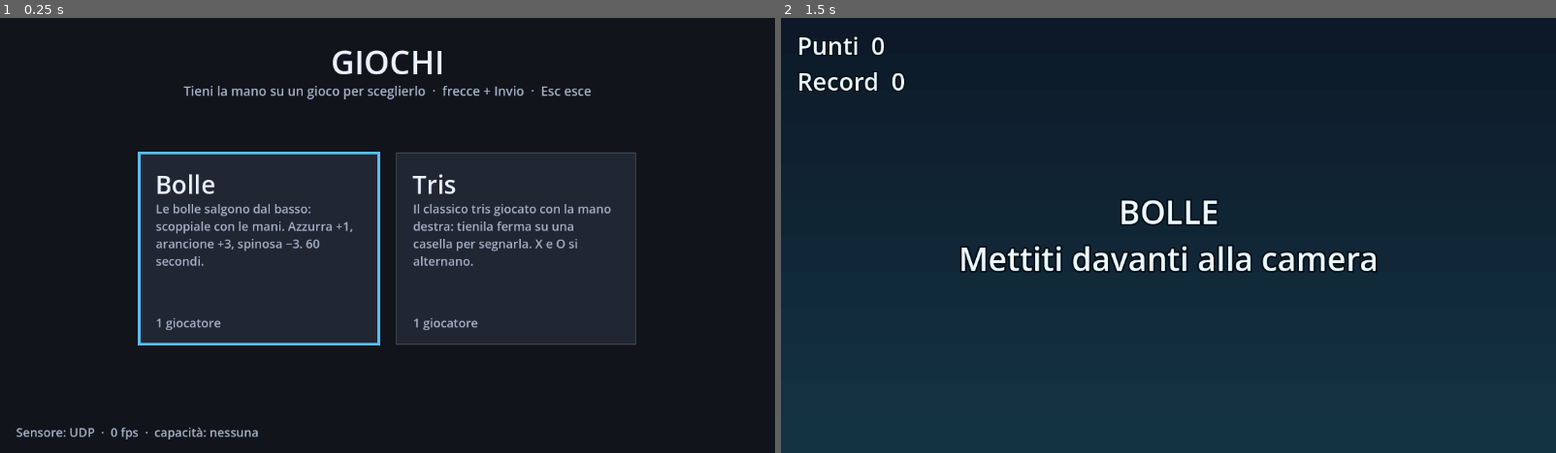
Above: before the commit, frames 1-2 (left to right).
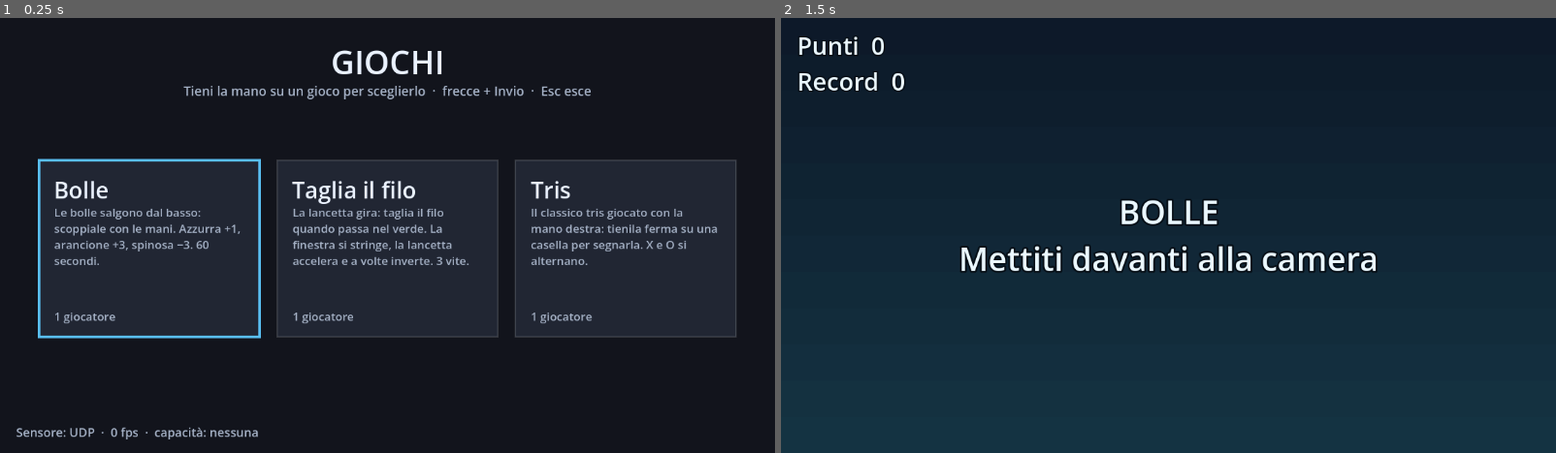
Above: after the commit, the same moments.

Repository: Madlost87/godotai
Game: Godot game, scene res://launcher/launcher.tscn
Two runs of this game, one before a commit and one after it. Both use one fixed random seed, a clock stepped at 60 frames per second and the inputs below.
Inputs (mouse positions are in pixels of both pictures, inside the frame that each line leads up to):
- Up to frame 1 (0.25 s): no input
- Up to frame 2 (1.5 s): tap Enter (game_start) at 0.5 s; move the mouse to (1339, 213) at 0.52 s; hold Right (ui_right) 0.53-1.25 s; hold Enter (game_start) 0.53-1.25 s; click (1339, 213) at 0.67 s; drag from (1013, 257) to (1129, 322) at 1.27 s

The runs differ from the first frame. In frame 1, 6.4% of the frame differs, in the area x 4-95%, y 30-76%; in frame 2, nothing differs.

Commit message:
Nuovo gioco: Taglia il filo (timing con compensazione del ritardo)
- games/taglia_filo: lancetta su un quadrante, si taglia il filo con la mano destra
  quando è nel verde; finestra che si stringe, lancetta che accelera e inverte; 3 vite
- core: BodyInput.input_latency, ritardo stimato usato dai giochi di timing
- il taglio si giudica dove era la lancetta input_latency secondi prima
- menu e giochi: dimensione minima del testo (errore con schermi molto piccoli)
- test: giudizio, compensazione del ritardo, ricarica, passaggi, inversioni, fine partita

Co-Authored-By: Claude Opus 5.5 <noreply@anthropic.com>

Diff:
--- a/core/body_input/body_input.gd
+++ b/core/body_input/body_input.gd
@@ -30,6 +30,10 @@
 ## Filtro One Euro, in coordinate normalizzate.
 var filter_min_cutoff: float = 1.0
 var filter_beta: float = 10.0
+## Ritardo stimato tra un movimento reale e il momento in cui un gioco lo "vede"
+## (camera + tracker + rete + filtro, al netto della previsione). I giochi di timing
+## giudicano un gesto avvenuto a `now() - input_latency`. Misure in docs/SPEC.md §10.1.
+var input_latency: float = 0.10
 ## Fluidità a schermo (vedi PlayerState): previsione tra i campioni e correzione dolce.
 var display_smoothing: bool = true
 var extrapolation_limit: float = 0.05
--- /dev/null
+++ b/games/taglia_filo/game.json
@@ -0,0 +1,10 @@
+{
+  "id": "taglia_filo",
+  "title": "Taglia il filo",
+  "description": "La lancetta gira: taglia il filo quando passa nel verde. La finestra si stringe, la lancetta accelera e a volte inverte. 3 vite.",
+  "controls": "Porta la mano destra sul filo (a destra) quando la lancetta è nel verde; poi toglila per ricaricare. Esc: menu.",
+  "scene": "taglia_filo.tscn",
+  "players": {"min": 1, "max": 1},
+  "requires": ["effectors"],
+  "optional": ["pose"]
+}
--- /dev/null
+++ b/games/taglia_filo/taglia_filo.tscn
@@ -0,0 +1,35 @@
+[gd_scene load_steps=4 format=3]
+
+[ext_resource type="Script" path="res://games/taglia_filo/taglia_filo_game.gd" id="1_game"]
+[ext_resource type="Script" path="res://core/body/body_debug_draw.gd" id="2_draw"]
+[ext_resource type="Script" path="res://core/body/body_colliders.gd" id="3_colliders"]
+
+[node name="TagliaFilo" type="Node2D"]
+script = ExtResource("1_game")
+
+[node name="Skeletons" type="Node2D" parent="."]
+modulate = Color(1, 1, 1, 0.25)
+script = ExtResource("2_draw")
+line_width = 5.0
+show_labels = false
+
+[node name="WireZone" type="Area2D" parent="."]
+
+[node name="BodyColliders" type="Node2D" parent="."]
+script = ExtResource("3_colliders")
+hand_radius_ratio = 0.045
+
+[node name="HUD" type="CanvasLayer" parent="."]
+
+[node name="Title" type="Label" parent="HUD"]
+anchors_preset = 10
+anchor_right = 1.0
+offset_top = 16.0
+offset_bottom = 110.0
+grow_horizontal = 2
+theme_override_colors/font_color = Color(0.92, 0.95, 1, 1)
+theme_override_colors/font_outline_color = Color(0.02, 0.04, 0.06, 1)
+theme_override_constants/outline_size = 8
+theme_override_font_sizes/font_size = 34
+horizontal_alignment = 1
+text = "Taglia il filo"
--- /dev/null
+++ b/games/taglia_filo/taglia_filo_game.gd
@@ -0,0 +1,331 @@
+extends BodyGame
+## Taglia il filo: una lancetta gira su un quadrante; si "taglia" portando la mano
+## destra sul filo (a destra) quando la lancetta è nella finestra verde. Poi la mano deve
+## uscire dal filo per ricaricare.
+## - nel verde: +1, +2 se vicino al centro; la finestra si sposta e si stringe, la
+##   lancetta accelera; dal livello reverse_from_level a volte inverte il senso;
+## - fuori dal verde, o lasciando passare la lancetta max_passes volte: -1 vita.
+## Ritardo: il taglio si giudica dove era la lancetta a `now - BodyInput.input_latency`
+## (needle_angle_at tiene la storia esatta del movimento).
+## Senza la capacità "pose" (es. LiDAR) taglia qualsiasi effettore.
+
+enum State { WAITING, PLAYING, GAME_OVER }
+enum Result { HIT, PERFECT, MISS, TIMEOUT }
+
+const BG := Color(0.06, 0.08, 0.1)
+const DIAL := Color(0.16, 0.19, 0.24)
+const DIAL_EDGE := Color(0.75, 0.8, 0.9, 0.6)
+const WINDOW_COLOR := Color(0.35, 0.95, 0.5)
+const PERFECT_COLOR := Color(0.75, 1.0, 0.8)
+const NEEDLE := Color(0.95, 0.97, 1.0)
+const WIRE := Color(0.95, 0.55, 0.85)
+const WIRE_ARMED := Color(0.55, 0.9, 1.0)
+const BAD := Color(1.0, 0.5, 0.3)
+const TEXT := Color(0.92, 0.95, 1.0)
+
+@export var lives_start: int = 3
+@export var speed_start: float = 2.0  # rad/s (~115°/s)
+@export var speed_growth: float = 1.1
+@export var speed_max: float = 6.0
+@export var width_start: float = 0.9  # rad (~50°)
+@export var width_shrink: float = 0.9
+@export var width_min: float = 0.2  # rad (~11°)
+## Frazione centrale della finestra che vale "perfetto".
+@export var perfect_fraction: float = 0.3
+## Passaggi della lancetta sulla finestra senza taglio prima di perdere una vita.
+@export var max_passes: int = 3
+@export var reverse_from_level: int = 4
+@export var reverse_interval: Vector2 = Vector2(1.2, 3.0)
+@export var play_part: String = "hand_r"
+## Se false la lancetta resta ferma finché non la muove qualcuno (test).
+@export var auto_run: bool = true
+@export var game_over_cooldown: float = 1.5
+
+var state: State = State.WAITING
+var score: int = 0
+var best: int = 0
+var lives: int = 3
+var level: int = 1
+var speed: float = 2.0  # con segno: + orario
+var window_center: float = 0.0
+var window_width: float = 0.9
+var passes: int = 0
+var armed: bool = false  # il filo si può tagliare (la mano è uscita)
+var last_result: int = -1
+
+var _history: Array = []  # [tempo, angolo, velocità]: movimento esatto della lancetta
+var _rng := RandomNumberGenerator.new()
+var _prev_diff: float = 0.0
+var _next_reverse: float = INF
+var _flash: float = 0.0
+var _over_time: float = 0.0
+var _zone_shape := RectangleShape2D.new()
+
+@onready var wire_zone: Area2D = $WireZone
+@onready var colliders: BodyColliders = $BodyColliders
+@onready var title_label: Label = $HUD/Title
+
+
+func _game_ready() -> void:
+	_rng.randomize()
+	var cs := CollisionShape2D.new()
+	cs.shape = _zone_shape
+	wire_zone.add_child(cs)
+	wire_zone.collision_layer = 0
+	wire_zone.collision_mask = BodyColliders.BODY_LAYER
+	wire_zone.area_entered.connect(_on_zone_entered)
+	BodyInput.capabilities_changed.connect(func(_c: PackedStringArray) -> void: _apply_hand_filter())
+	get_viewport().size_changed.connect(_layout)
+	_apply_hand_filter()
+	_layout()
+	_set_needle(0.0, 0.0)
+	_set_state(State.WAITING)
+
+
+# --- Lancetta: posizione esatta in ogni istante recente -----------------------
+
+func now() -> float:
+	return BodyInput.now()
+
+
+## Imposta angolo e velocità della lancetta a partire da adesso.
+func _set_needle(angle: float, spd: float) -> void:
+	var t := now()
+	_history.append([t, wrapf(angle, 0.0, TAU), spd])
+	while _history.size() > 2 and t - float(_history[1][0]) > 3.0:
+		_history.pop_front()
+	speed = spd
+
+
+func needle_angle_at(t: float) -> float:
+	var e: Array = _history[0]
+	for h: Array in _history:
+		if float(h[0]) <= t:
+			e = h
+		else:
+			break
+	return wrapf(float(e[1]) + float(e[2]) * (t - float(e[0])), 0.0, TAU)
+
+
+func needle_angle() -> float:
+	return needle_angle_at(now())
+
+
+## Distanza con segno tra un angolo e il centro della finestra (-PI..PI).
+func diff_to_window(angle: float) -> float:
+	return wrapf(angle - window_center, -PI, PI)
+
+
+# --- Regole ----------------------------------------------------------------------
+
+func start_game() -> void:
+	score = 0
+	lives = lives_start
+	level = 1
+	window_width = width_start
+	last_result = -1
+	_set_needle(needle_angle(), speed_start if auto_run else 0.0)
+	_new_window()
+	_schedule_reverse()
+	armed = not _hand_in_zone()
+	_set_state(State.PLAYING)
+
+
+## Giudica un taglio avvenuto (per il giocatore) all'istante t.
+func judge(t: float) -> int:
+	var d := absf(diff_to_window(needle_angle_at(t)))
+	if d <= window_width * 0.5 * perfect_fraction:
+		return Result.PERFECT
+	if d <= window_width * 0.5:
+		return Result.HIT
+	return Result.MISS
+
+
+## Taglio: la mano è entrata nel filo adesso; la si è mossa input_latency prima.
+func cut() -> int:
+	if state != State.PLAYING or not armed:
+		return -1
+	armed = false
+	var r := judge(now() - BodyInput.input_latency)
+	_apply_result(r)
+	return r
+
+
+func _apply_result(r: int) -> void:
+	last_result = r
+	_flash = 0.5
+	match r:
+		Result.HIT, Result.PERFECT:
+			score += 2 if r == Result.PERFECT else 1
+			level += 1
+			window_width = maxf(window_width * width_shrink, width_min)
+			var s := minf(absf(speed) * speed_growth, speed_max)
+			_set_needle(needle_angle(), s * signf(speed) if speed != 0.0 else 0.0)
+		Result.MISS, Result.TIMEOUT:
+			lives -= 1
+	if lives <= 0:
+		_game_over()
+		return
+	_new_window()
+	_schedule_reverse()
+
+
+func _new_window() -> void:
+	# lontana dalla lancetta (almeno 100°), così c'è il tempo di prepararsi
+	var a := needle_angle()
+	window_center = wrapf(a + _rng.randf_range(deg_to_rad(100.0), deg_to_rad(260.0)), 0.0, TAU)
+	passes = 0
+	_prev_diff = diff_to_window(a)
+
+
+func _schedule_reverse() -> void:
+	_next_reverse = now() + _rng.randf_range(reverse_interval.x, reverse_interval.y) if level >= reverse_from_level else INF
+
+
+func _game_over() -> void:
+	best = maxi(best, score)
+	_over_time = 0.0
+	_set_state(State.GAME_OVER)
+
+
+func _process(delta: float) -> void:
+	_flash = maxf(_flash - delta, 0.0)
+	match state:
+		State.WAITING:
+			if Input.is_action_just_pressed(&"game_start"):
+				start_game()
+		State.PLAYING:
+			_track_passes()
+			if now() >= _next_reverse:
+				_set_needle(needle_angle(), -speed)
+				_schedule_reverse()
+		State.GAME_OVER:
+			_over_time += delta
+			if _over_time >= game_over_cooldown and Input.is_action_just_pressed(&"game_start"):
+				start_game()
+	if not armed and not _hand_in_zone():
+		armed = true
+	_update_title()
+	queue_redraw()
+
+
+## Conta i passaggi della lancetta sul centro della finestra: troppi → vita persa.
+func _track_passes() -> void:
+	var d := diff_to_window(needle_angle())
+	if signf(d) != signf(_prev_diff) and absf(d) < PI / 2.0 and absf(_prev_diff) < PI / 2.0:
+		passes += 1
+		if passes >= max_passes:
+			_apply_result(Result.TIMEOUT)
+			return
+	_prev_diff = d
+
+
+# --- Filo e mano -------------------------------------------------------------------
+
+func _on_zone_entered(area: Area2D) -> void:
+	if not BodyColliders.is_body_part(area) or not _accepts(area):
+		return
+	match state:
+		State.PLAYING:
+			cut()
+		State.WAITING:
+			start_game()
+		State.GAME_OVER:
+			if _over_time >= game_over_cooldown:
+				start_game()
+
+
+func _accepts(area: Area2D) -> bool:
+	return colliders.part_filter.is_empty() or colliders.part_filter.has(str(area.get_meta(&"part", "")))
+
+
+func _hand_in_zone() -> bool:
+	for a in wire_zone.get_overlapping_areas():
+		if BodyColliders.is_body_part(a) and _accepts(a):
+			return true
+	return false
+
+
+func _apply_hand_filter() -> void:
+	colliders.part_filter = PackedStringArray([play_part]) if BodyInput.has_capability("pose") else PackedStringArray()
+
+
+# --- Disegno -------------------------------------------------------------------------
+
+func dial_center() -> Vector2:
+	var vp := get_viewport_rect().size
+	return Vector2(vp.x * 0.42, vp.y * 0.5)
+
+
+func dial_radius() -> float:
+	return get_viewport_rect().size.y * 0.3
+
+
+func wire_rect() -> Rect2:
+	var vp := get_viewport_rect().size
+	var w := vp.y * 0.16
+	var x := minf(vp.x * 0.8, vp.x - w - vp.y * 0.04)
+	x = maxf(x, dial_center().x + dial_radius() + vp.y * 0.05)
+	return Rect2(Vector2(x, vp.y * 0.18), Vector2(w, vp.y * 0.52))
+
+
+func _layout() -> void:
+	var r := wire_rect()
+	wire_zone.position = r.get_center()
+	_zone_shape.size = r.size
+
+
+func _set_state(s: State) -> void:
+	state = s
+	_update_title()
+
+
+func _update_title() -> void:
+	match state:
+		State.WAITING:
+			title_label.text = "Porta la mano destra sul filo per iniziare"
+		State.PLAYING:
+			title_label.text = "Punti %d   ·   Livello %d   ·   Vite %d" % [score, level, lives]
+		State.GAME_OVER:
+			var again := "\nMano sul filo per rigiocare" if _over_time >= game_over_cooldown else ""
+			title_label.text = "Filo sbagliato! %d punti (record %d)%s" % [score, best, again]
+
+
+func _draw() -> void:
+	var vp := get_viewport_rect().size
+	var bg := BG.lerp(BAD, _flash * 0.35) if last_result in [Result.MISS, Result.TIMEOUT] else BG
+	draw_rect(Rect2(Vector2.ZERO, vp), bg)
+	var c := dial_center()
+	var r := dial_radius()
+	var w := maxf(vp.y * 0.01, 2.0)
+	draw_circle(c, r, DIAL)
+	draw_arc(c, r, 0.0, TAU, 96, DIAL_EDGE, w * 0.5, true)
+	# finestra verde (e parte "perfetta") — angoli con 0 in alto, orario
+	if state == State.PLAYING:
+		var a0 := window_center - window_width * 0.5 - PI / 2.0
+		draw_arc(c, r * 0.86, a0, a0 + window_width, 32, WINDOW_COLOR, r * 0.22, true)
+		var pw := window_width * perfect_fraction
+		var p0 := window_center - pw * 0.5 - PI / 2.0
+		draw_arc(c, r * 0.86, p0, p0 + pw, 16, PERFECT_COLOR, r * 0.22, true)
+		# passaggi rimasti
+		for i in max_passes:
+			var col := DIAL_EDGE if i < max_passes - passes else Color(DIAL_EDGE, 0.15)
+			draw_circle(c + Vector2(-r * 0.2 + i * r * 0.2, r * 0.45), r * 0.05, col)
+	# lancetta
+	var ang := needle_angle()
+	var tip := c + Vector2(sin(ang), -cos(ang)) * r * 0.95
+	draw_line(c, tip, NEEDLE, w, true)
+	draw_circle(c, w * 1.5, NEEDLE)
+	if _flash > 0.0 and last_result in [Result.HIT, Result.PERFECT]:
+		draw_arc(c, r * (1.0 + (0.5 - _flash) * 0.4), 0.0, TAU, 64, Color(WINDOW_COLOR, _flash * 2.0), w, true)
+	# filo
+	var z := wire_rect()
+	var col_wire := WIRE_ARMED if armed else Color(WIRE, 0.5)
+	draw_rect(z, Color(col_wire, 0.08))
+	var x := z.get_center().x
+	var pts := PackedVector2Array()
+	for i in 13:
+		pts.append(Vector2(x + (z.size.x * 0.12 if i % 2 == 0 else -z.size.x * 0.12), z.position.y + z.size.y * i / 12.0))
+	draw_polyline(pts, col_wire, w, true)
+	draw_string(ThemeDB.fallback_font, Vector2(z.position.x, z.end.y + vp.y * 0.06), "TAGLIA" if armed else "...",
+		HORIZONTAL_ALIGNMENT_CENTER, z.size.x, maxi(int(vp.y * 0.04), 8), col_wire)
--- /dev/null
+++ b/games/taglia_filo/tests/taglia_filo_test.gd
@@ -0,0 +1,163 @@
+extends SceneTree
+## Taglia il filo: giudizio del taglio (perfetto / nel verde / fuori), compensazione del
+## ritardo, taglio con la mano destra e ricarica, mano sinistra ignorata, passaggi
+## mancati, inversione della lancetta, fine partita e ripartenza.
+## Nota: con "-s" le classi che usano l'autoload BodyInput si caricano con load().
+
+const SCENE := "res://games/taglia_filo/taglia_filo.tscn"
+const CONTROL_PORT := 42445
+enum Result { HIT, PERFECT, MISS, TIMEOUT }  # = taglia_filo_game.gd
+
+var _fail: int = 0
+var _bi: Node
+var _g: Node2D
+var _vp: Vector2
+
+
+func _check(cond: bool, msg: String) -> void:
+	print(("  ok    " if cond else "  FAIL  ") + msg)
+	if not cond:
+		_fail += 1
+
+
+func _wire() -> Vector2:
+	return _g.wire_rect().get_center() / _vp
+
+
+## Pose con solo i polsi (centro mano = polso). null = mano non vista.
+func _hands(right: Variant, left: Variant, seconds: float) -> void:
+	var t0 := Time.get_ticks_msec()
+	while Time.get_ticks_msec() - t0 < seconds * 1000.0:
+		var pose := {}
+		if right != null:
+			pose["wrist_r"] = [right.x, right.y, 1.0]
+		if left != null:
+			pose["wrist_l"] = [left.x, left.y, 1.0]
+		_bi.ingest_packet({"v": 1, "caps": ["effectors", "pose"], "players": [{"id": "p1", "pose": pose}]})
+		await process_frame
+
+
+func _initialize() -> void:
+	await process_frame
+	_bi = root.get_node("BodyInput")
+	_bi.simulator_fallback = false
+	_bi.control_port = CONTROL_PORT
+	_vp = root.get_visible_rect().size
+	_g = load(SCENE).instantiate()
+	_g.auto_run = false
+	root.add_child(_g)
+	await process_frame
+	_check(_g.manifest != null and _g.manifest.is_valid(), "game.json valido")
+	_check(not _g.wire_rect().intersects(Rect2(_g.dial_center() - Vector2.ONE * _g.dial_radius(), Vector2.ONE * _g.dial_radius() * 2.0)),
+		"il filo non copre il quadrante")
+	_test_judge()
+	await _test_latency_compensation()
+	await _test_hand_flow()
+	await _test_passes_and_reverse()
+	await _test_game_over()
+	_g.queue_free()
+	quit(1 if _fail > 0 else 0)
+
+
+func _test_judge() -> void:
+	print("-- giudizio")
+	var g := _g
+	g.start_game()
+	g.window_center = 1.0
+	g.window_width = 0.6
+	g._set_needle(1.0, 0.0)
+	_check(g.judge(g.now()) == Result.PERFECT, "lancetta al centro: perfetto")
+	g._set_needle(1.0 + 0.25, 0.0)
+	_check(g.judge(g.now()) == Result.HIT, "nel verde ma non al centro: preso")
+	g._set_needle(1.0 + 0.4, 0.0)
+	_check(g.judge(g.now()) == Result.MISS, "fuori dal verde: mancato")
+	g.window_center = 0.1
+	g._set_needle(TAU - 0.1, 0.0)
+	_check(g.judge(g.now()) == Result.HIT, "finestra a cavallo dello zero: funziona")
+
+
+func _test_latency_compensation() -> void:
+	print("-- compensazione del ritardo")
+	var g := _g
+	g.start_game()
+	g.window_center = 2.0
+	g.window_width = 0.4
+	var t0: float = g.now()
+	g._set_needle(2.0, 2.0)  # parte dal centro a 2 rad/s
+	await create_timer(0.15).timeout
+	var elapsed: float = g.now() - t0
+	var now_angle: float = g.needle_angle()
+	_check(absf(g.diff_to_window(now_angle)) > 0.2, "adesso la lancetta è già oltre il verde (%.2f rad)" % g.diff_to_window(now_angle))
+	_bi.input_latency = elapsed - 0.03  # il gesto è avvenuto 30 ms dopo la partenza dal centro
+	g.armed = true
+	var r: int = g.cut()
+	_check(r == Result.PERFECT or r == Result.HIT, "ma il gesto è avvenuto %.0f ms fa, quando era nel verde: preso (%d)" % [_bi.input_latency * 1000.0, r])
+	_bi.input_latency = 0.0
+	g.armed = true
+	g.window_center = 2.0
+	g._set_needle(2.0, 2.0)
+	await create_timer(0.15).timeout
+	_check(g.cut() == Result.MISS, "senza compensazione lo stesso taglio sarebbe mancato")
+	_bi.input_latency = 0.1
+
+
+func _test_hand_flow() -> void:
+	print("-- mano sul filo")
+	var g := _g
+	var rest := Vector2(0.3, 0.95)
+	await _hands(rest, null, 0.3)
+	g.start_game()
+	g.window_center = 1.0
+	g.window_width = 0.6
+	g._set_needle(1.0, 0.0)  # ferma nel verde
+	_check(g.armed, "mano a riposo: filo carico")
+	await _hands(null, _wire(), 0.3)
+	_check(g.score == 0 and g.armed, "mano sinistra sul filo: ignorata")
+	await _hands(_wire(), null, 0.3)
+	_check(g.score == 2 and g.level == 2 and not g.armed, "mano destra sul filo con la lancetta nel verde: +2, livello 2")
+	g._set_needle(g.window_center, 0.0)
+	await _hands(_wire(), null, 0.3)
+	_check(g.score == 2, "restando sul filo non si taglia di nuovo")
+	await _hands(rest, null, 0.3)
+	_check(g.armed, "mano tolta: filo di nuovo carico")
+	g._set_needle(g.window_center + PI, 0.0)  # dall'altra parte
+	await _hands(rest, null, 0.2)  # oltre input_latency: il gesto avviene dopo lo spostamento
+	await _hands(_wire(), null, 0.3)
+	_check(g.lives == 2 and g.score == 2, "taglio con la lancetta fuori: -1 vita")
+	await _hands(rest, null, 0.3)
+
+
+func _test_passes_and_reverse() -> void:
+	print("-- passaggi e inversioni")
+	var g := _g
+	g.start_game()
+	g.max_passes = 3
+	g._set_needle(g.needle_angle(), 12.0)  # quasi 2 giri al secondo
+	var lives_before: int = g.lives
+	await _hands(Vector2(0.3, 0.95), null, 2.2)
+	_check(g.lives < lives_before, "la lancetta passa 3 volte senza taglio: -1 vita (vite %d)" % g.lives)
+	g.start_game()
+	g.level = g.reverse_from_level
+	g.reverse_interval = Vector2(0.1, 0.15)
+	g._set_needle(g.needle_angle(), 1.0)
+	g._schedule_reverse()
+	await _hands(Vector2(0.3, 0.95), null, 0.3)
+	_check(g.speed < 0.0 or g._history.size() > 2, "dal livello %d la lancetta inverte il senso" % g.reverse_from_level)
+	g.reverse_interval = Vector2(1.2, 3.0)
+
+
+func _test_game_over() -> void:
+	print("-- fine partita")
+	var g := _g
+	g.start_game()
+	g.game_over_cooldown = 0.2
+	for i in g.lives_start:
+		g.window_center = 1.0
+		g._set_needle(1.0 + PI, 0.0)
+		g.armed = true
+		g.cut()
+	_check(g.state == 2 and g.lives == 0, "3 tagli fuori: partita finita")
+	_check(g.title_label.text.contains("record"), "mostra punti e record")
+	await _hands(Vector2(0.3, 0.95), null, 0.4)
+	await _hands(_wire(), null, 0.3)
+	_check(g.state == 1 and g.lives == g.lives_start and g.score == 0, "mano sul filo dopo la pausa: nuova partita")
--- a/games/tris/tris_game.gd
+++ b/games/tris/tris_game.gd
@@ -201,7 +201,7 @@
 		var r := button_rect()
 		draw_rect(r, Color(0.15, 0.18, 0.24))
 		draw_rect(r, Color(TEXT_COLOR, 0.6), false, w * 0.6)
-		var fs := int(r.size.y * 0.24)
+		var fs := maxi(int(r.size.y * 0.24), 8)
 		draw_string(ThemeDB.fallback_font, Vector2(r.position.x, r.get_center().y + fs * 0.35), "Nuova partita",
 			HORIZONTAL_ALIGNMENT_CENTER, r.size.x, fs, TEXT_COLOR)
 
--- a/launcher/launcher.gd
+++ b/launcher/launcher.gd
@@ -91,13 +91,13 @@
 	var vp := get_viewport_rect().size
 	draw_rect(Rect2(Vector2.ZERO, vp), BG)
 	var font := ThemeDB.fallback_font
-	var fs := int(vp.y * 0.075)
+	var fs := maxi(int(vp.y * 0.075), 8)
 	draw_string(font, Vector2(0, vp.y * 0.13), "GIOCHI", HORIZONTAL_ALIGNMENT_CENTER, vp.x, fs, TEXT)
 	draw_string(font, Vector2(0, vp.y * 0.18), "Tieni la mano su un gioco per sceglierlo  ·  frecce + Invio  ·  Esc esce",
-		HORIZONTAL_ALIGNMENT_CENTER, vp.x, int(vp.y * 0.03), TEXT_DIM)
+		HORIZONTAL_ALIGNMENT_CENTER, vp.x, maxi(int(vp.y * 0.03), 8), TEXT_DIM)
 	if games.is_empty():
 		draw_string(font, Vector2(0, vp.y * 0.5), "Nessun gioco. Creane uno con ./new_game.sh <id> \"Titolo\"",
-			HORIZONTAL_ALIGNMENT_CENTER, vp.x, int(vp.y * 0.035), WARN)
+			HORIZONTAL_ALIGNMENT_CENTER, vp.x, maxi(int(vp.y * 0.035), 8), WARN)
 		return
 	for i in games.size():
 		_draw_card(i, font)
@@ -110,10 +110,10 @@
 	draw_rect(r, CARD_BG)
 	draw_rect(r, CARD_FOCUS if i == focus else Color(1, 1, 1, 0.15), false, 4.0 if i == focus else 2.0)
 	var y := r.position.y + pad
-	var title_fs := int(r.size.y * 0.13)
+	var title_fs := maxi(int(r.size.y * 0.13), 8)
 	y += title_fs
 	draw_string(font, Vector2(r.position.x + pad, y), m.title, HORIZONTAL_ALIGNMENT_LEFT, r.size.x - pad * 2.0, title_fs, TEXT)
-	var body_fs := int(r.size.y * 0.065)
+	var body_fs := maxi(int(r.size.y * 0.065), 8)
 	y += body_fs * 1.6
 	draw_multiline_string(font, Vector2(r.position.x + pad, y), m.description, HORIZONTAL_ALIGNMENT_LEFT,
 		r.size.x - pad * 2.0, body_fs, 5, TEXT_DIM)
Not shown, added: games/taglia_filo/taglia_filo_game.gd.uid
Not shown, added: games/taglia_filo/tests/taglia_filo_test.gd.uid
Not shown, changed: docs/SPEC.md
